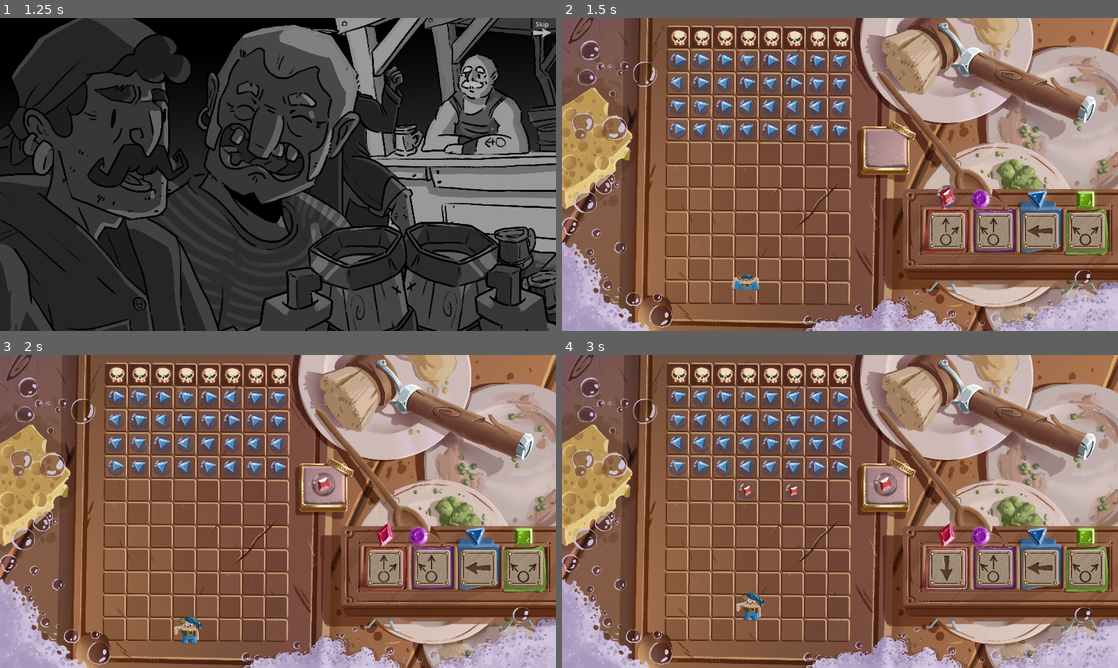
Above: before the commit, frames 1-4 (two rows, left to right).
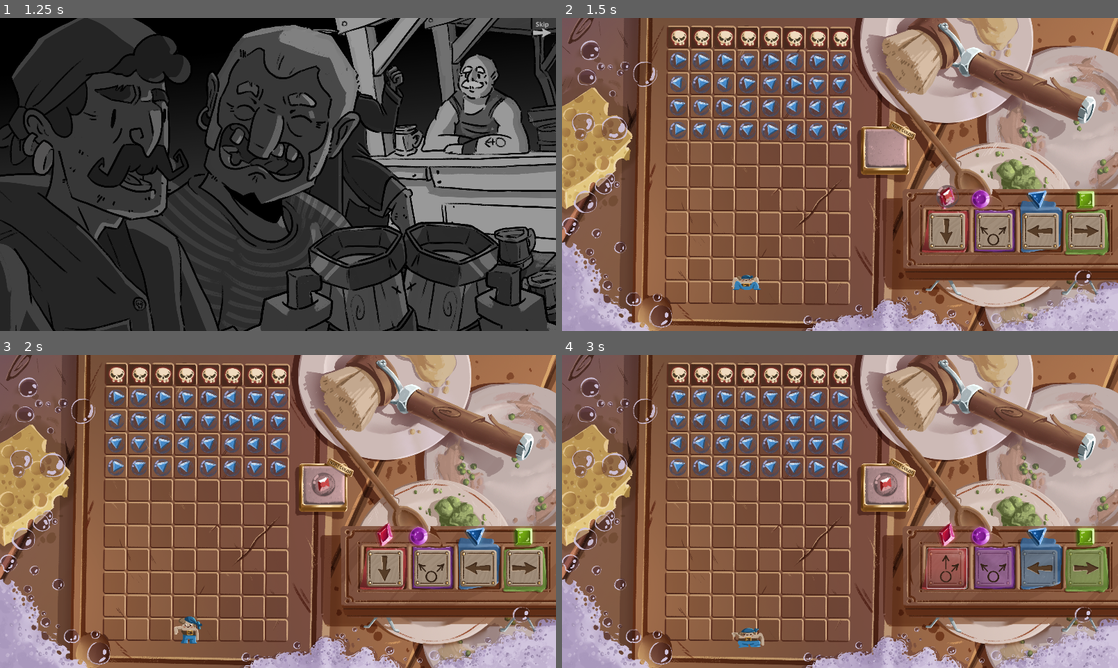
Above: after the commit, the same moments.

Repository: Aeropulu/ggj2025
Game: Godot game, scene res://Scenes/Introduction.tscn
The game is run twice, just before and just after one commit, with the same random seed, the same clock (stepped at 60 frames per second) and the same inputs.
Inputs (mouse positions are in pixels of both pictures, inside the frame that each line leads up to):
- Up to frame 1 (1.25 s): click "Play" at 0.5 s
- Up to frame 2 (1.5 s): click (1106, 30) at 1.25 s
- Up to frame 3 (2 s): no input
- Up to frame 4 (3 s): click (945, 567) at 2 s; move the mouse to (962, 495) at 2.77 s

Frame 1 is identical in both runs. In frame 2, 0.3% of the frame differs, in the area x 68-97%, y 64-73%; in frame 3, 0.3%; in frame 4, 3.5%, in the area x 30-98%, y 38-94%.

Commit message:
tentative d'équilibrage

Diff:
--- a/Scenes/Game.tscn
+++ b/Scenes/Game.tscn
@@ -135,7 +135,7 @@
 offset_right = 1889.0
 offset_bottom = 804.0
 script = ExtResource("3_3p6wp")
-cards = Array[ExtResource("4_on1wx")]([ExtResource("6_sooy2" …(132 unchanged characters)… rce("12_p2ye5"), ExtResource("13_pbo37")])
+cards = Array[ExtResource("4_on1wx")]([ExtResource("6_sooy2" …(132 unchanged characters)… rce("12_p2ye5"), ExtResource("13_pbo37"), ExtResource("6_iuqrl"), ExtResource("7_wlm4u"), ExtResource("9_vcora")])
 
 [node name="ActionButton" parent="Deck" node_paths=PackedStringArray("character", "preview", "deck") instance=ExtResource("3_s71h7")]
 layout_mode = 2
Not shown: 2 places in Scenes/Game.tscn that only renumber resources
